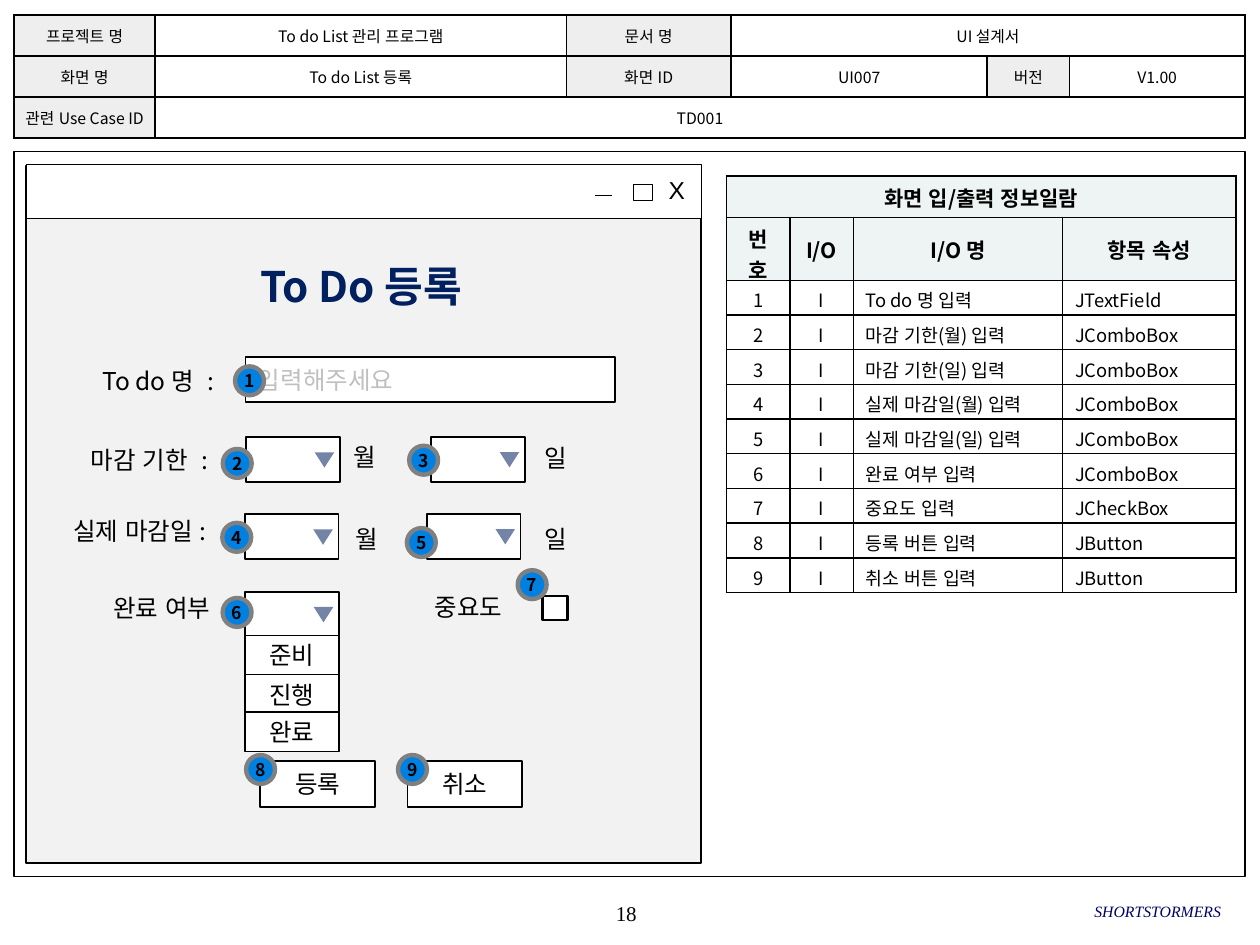
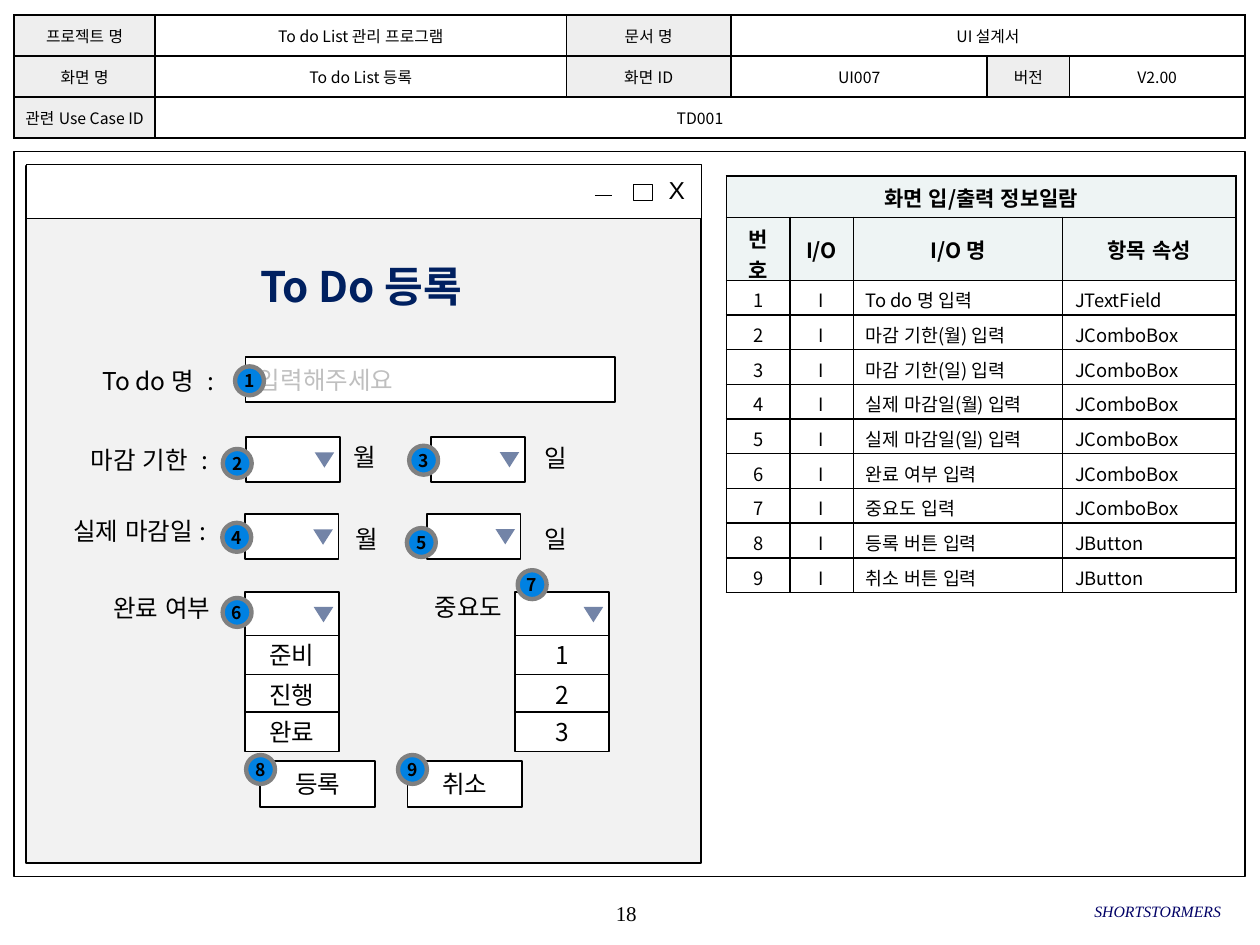
Before and after one commit to SMU-SE-Admin/18-1_7_SHORTSTORMERS_Doc, a slide deck: slide 18 of 03 설계/UI 설계서_7_SHORTSTORMERS.pptx. Drawn at 1260x945 pixels with LibreOffice and Linux fonts; fonts in the diff are those of the drawing; background and template pictures are left out. Boxes give left, top, right and bottom in pixels: in the first picture for what was removed or moved away, otherwise in the second. Text is boxed around its words. In the diff, an @@ line names an element or a change of style, - is before the commit and + after.

```diff
--- a/03 설계/UI 설계서_7_SHORTSTORMERS.pptx
+++ b/03 설계/UI 설계서_7_SHORTSTORMERS.pptx
@@ table at (14,15,1244,139) @@
-row 2, column 6: V1.00
+row 2, column 6: V2.00
@@ table at (727,176,1236,592) @@
-row 9, column 4: JCheckBox
+row 9, column 4: JComboBox
@@ rectangle: place and size @@
-rectangle at (542,596,567,620)
+rectangle at (515,592,609,638)
@@ rectangle at (515,592,609,638): outline #000000 1.5 pt to #000000 1 pt @@
@@ group added at (515,607,609,751): 3 rectangles, 1 triangle @@
+1
+2
+3
```
Also in this commit, not shown: 26 other slides changed.
